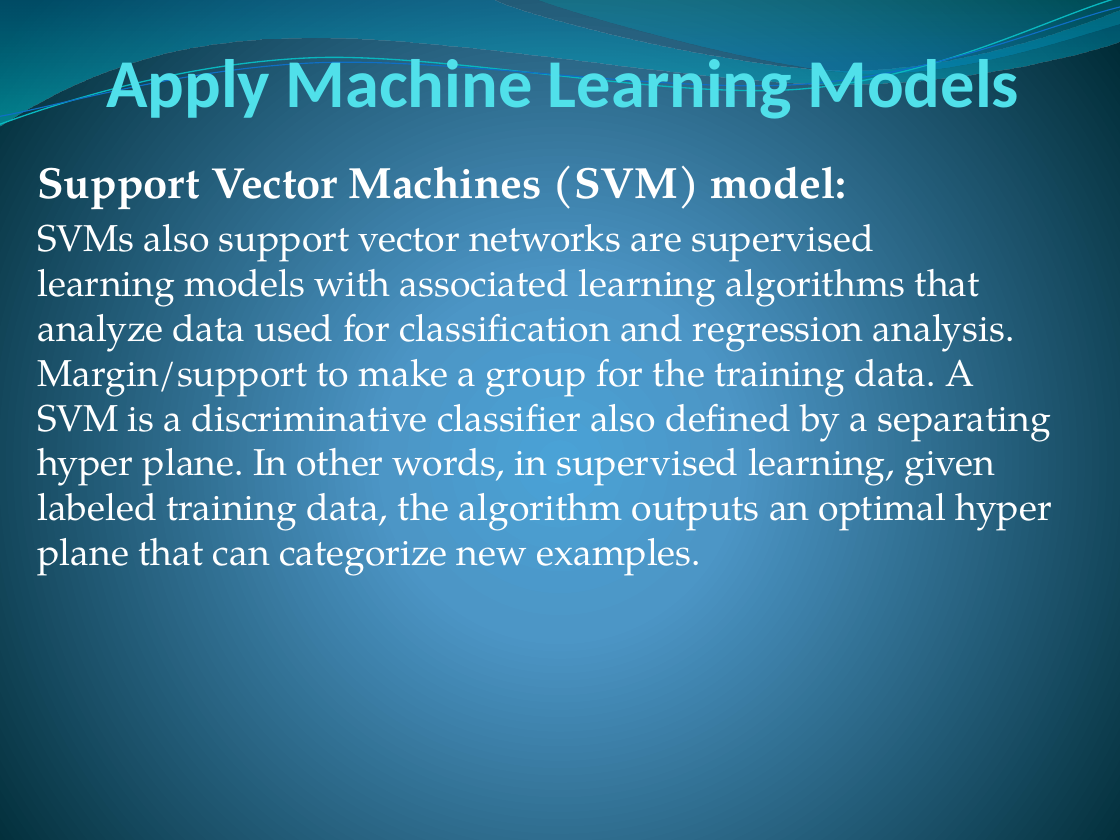
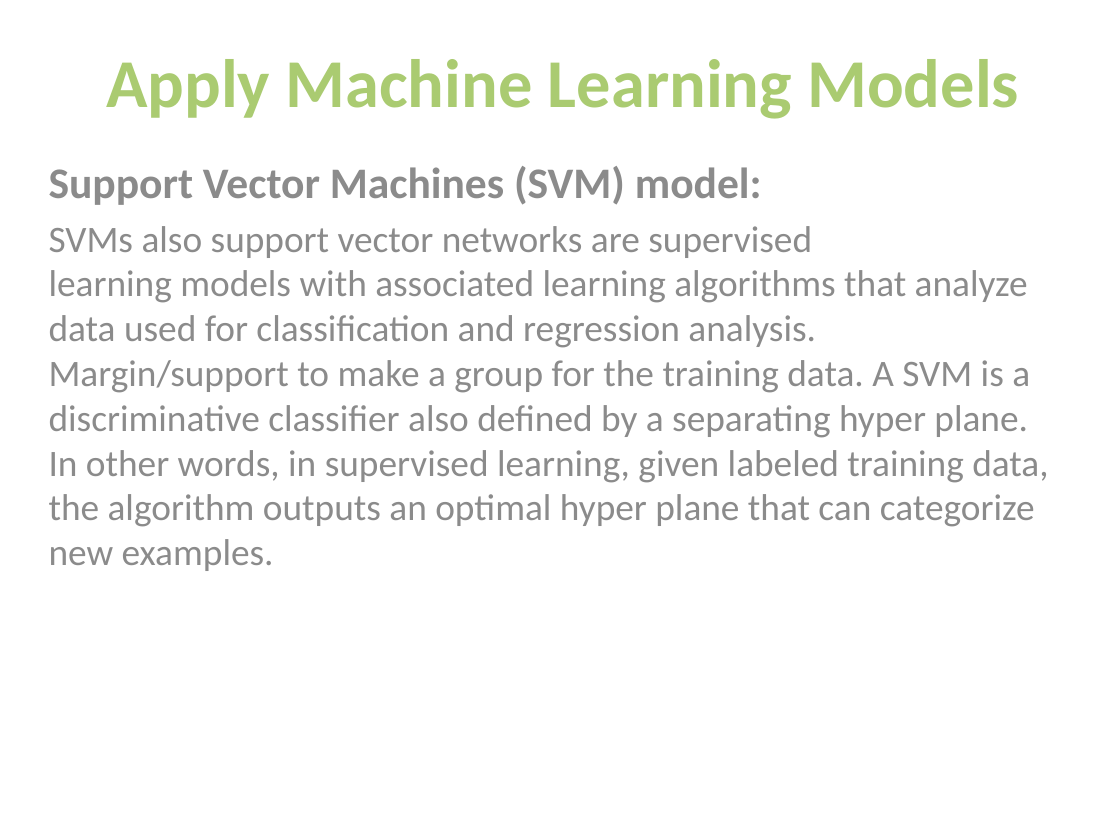
Before and after one commit to a1pandey/DS670-Capstone, a slide deck: slide 15 of Capstone_Assignment_6_Proposal.pptx. Drawn at 1120x840 pixels with LibreOffice and Linux fonts; fonts in the diff are those of the drawing. Boxes give left, top, right and bottom in pixels: in the first picture for what was removed or moved away, otherwise in the second. Text is boxed around its words. In the diff, an @@ line names an element or a change of style, - is before the commit and + after.

```diff
--- a/Capstone_Assignment_6_Proposal.pptx
+++ b/Capstone_Assignment_6_Proposal.pptx
@@ background gradient #4AA0D6 to #4C98C7 to #002C38 to #FFFFFF @@
@@ freeform shape removed at (x1=0, y1=0, x2=1120, y2=127) @@
@@ freeform shape removed at (x1=0, y1=0, x2=1120, y2=131) @@
@@ freeform shape removed at (x1=0, y1=7, x2=1120, y2=125) @@
@@ text "Apply Machine Learning Models" at (x1=106, y1=59, x2=1019, y2=119): text colour #51E0EA to #ABCB72 @@
@@ freeform shape removed at (x1=536, y1=0, x2=1120, y2=77) @@
@@ subtitle "Support Vector Machines (SVM) model:" at (x1=49, y1=166, x2=1048, y2=571): font TeX Gyre Pagella to Calibri, text colour #FFFFFF to #8C8C8C @@
```
Also in this commit, not shown: 20 other slides changed.
